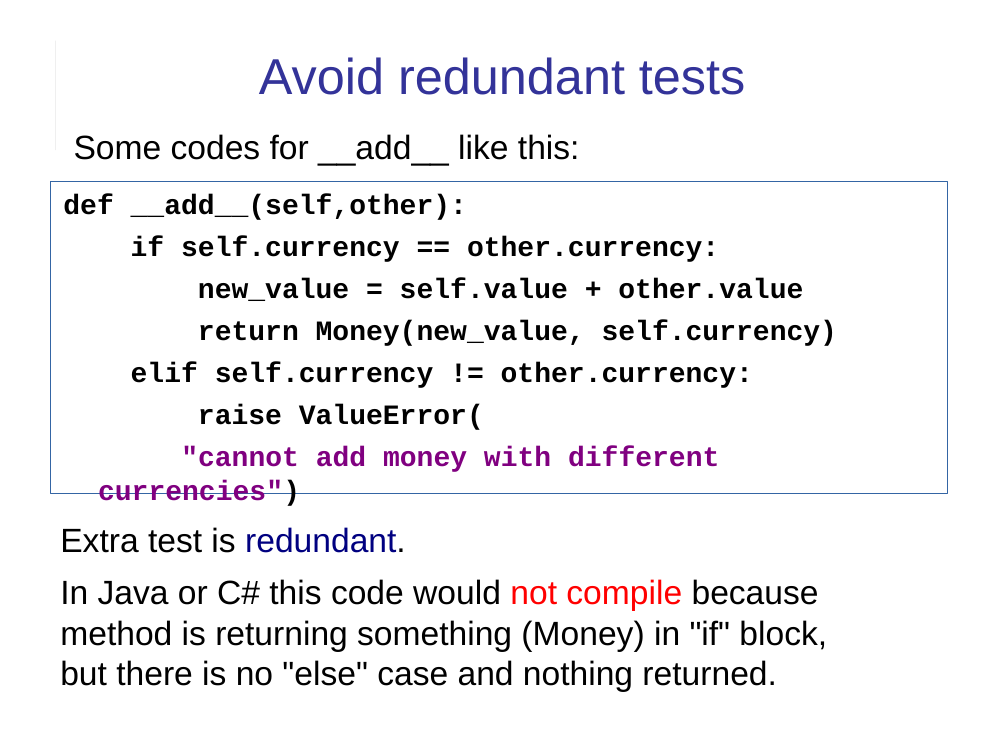
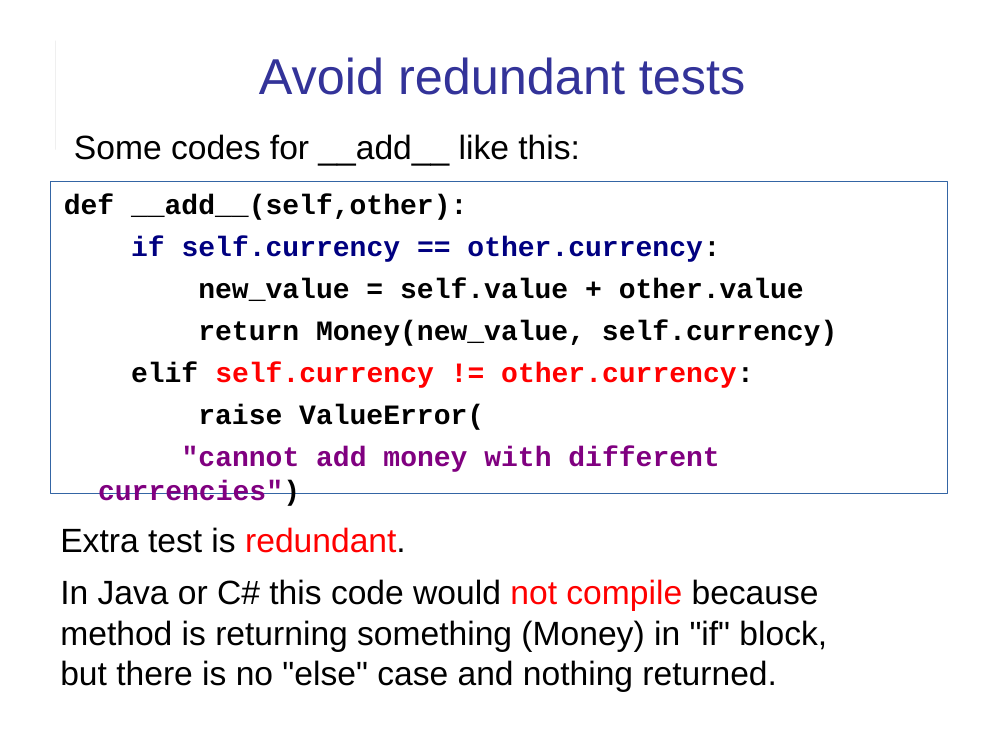
Before and after one commit to cpske/ISP, a slide deck: slide 2 of assignment/feedback/Quiz1-feedback.ppt. Drawn at 1008x756 pixels with LibreOffice and Linux fonts; fonts in the diff are those of the drawing. Boxes give left, top, right and bottom in pixels: in the first picture for what was removed or moved away, otherwise in the second. Text is boxed around its words. In the diff, an @@ line names an element or a change of style, - is before the commit and + after.

```diff
--- a/assignment/feedback/Quiz1-feedback.ppt
+++ b/assignment/feedback/Quiz1-feedback.ppt
@@ text in rectangle at [131, 236, 754, 388]: text colour #000000 to #000080 in "if self.currency == other.currency:"; text colour #000000 to #FF0000 in "self.currency != other.currency:" @@
@@ text at [60, 527, 406, 553]: text colour #000080 to #FF0000 in "redundant." @@
```
Also in this commit, not shown: 6 other slides changed, 2 slides added, 4 other files.
